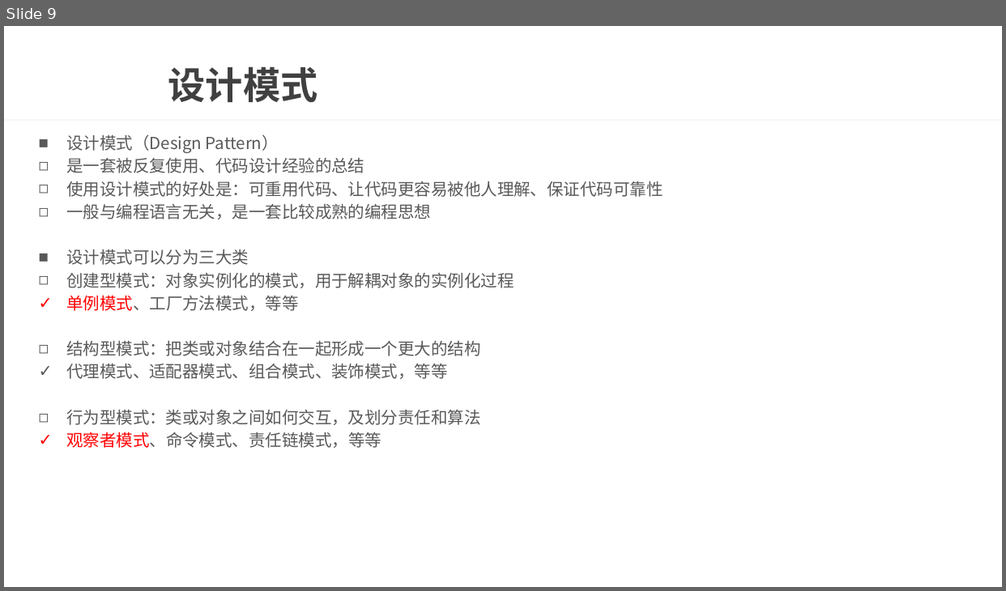
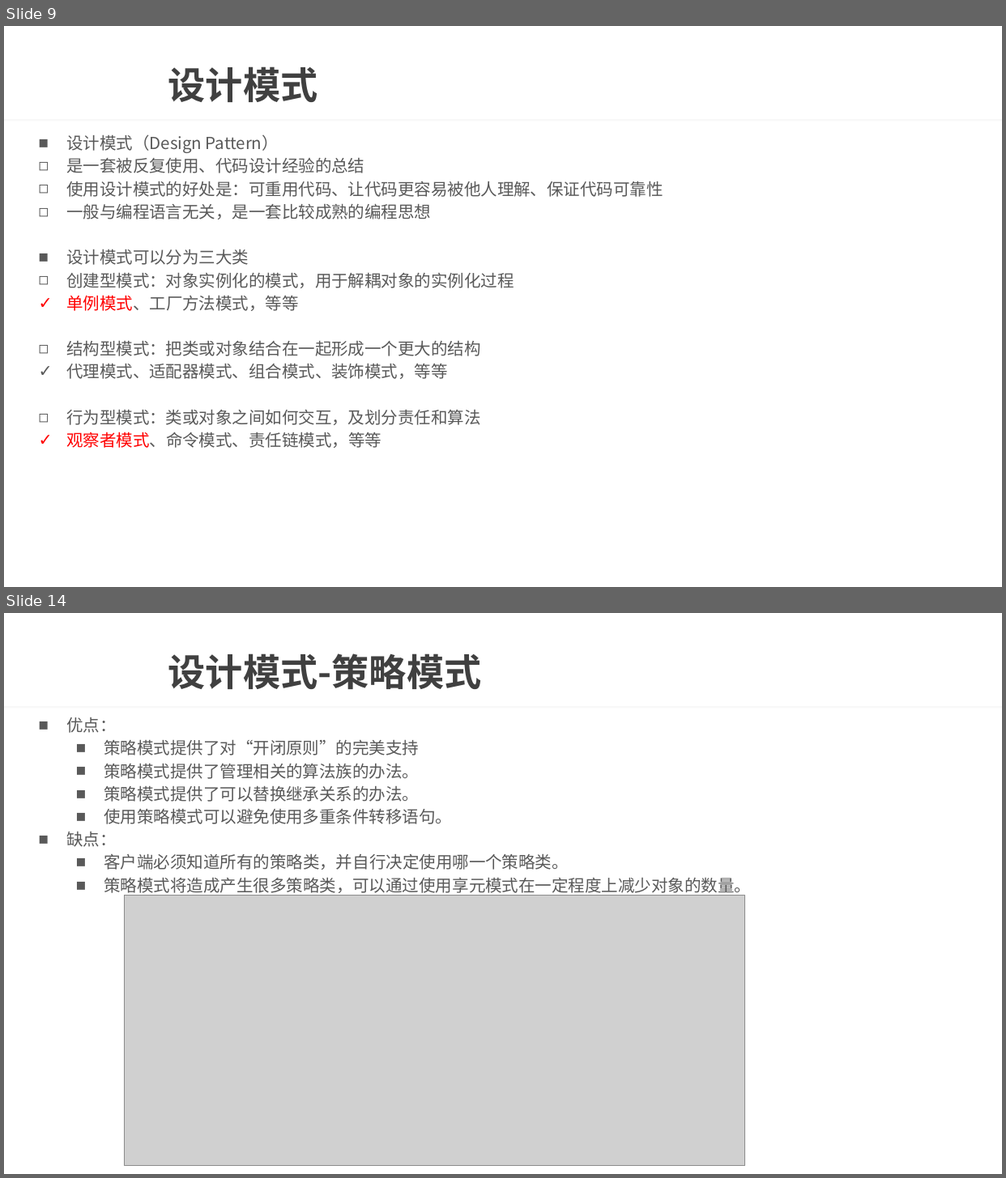
Before and after one commit to wtj900/wtj900.github.io, a slide deck: file/面试文档/07-设计模式与架构.pptx. Shown one above the other, each under a label of ours: slide 9 before the commit, slides 9 and 14 after it; the slides between them are not shown. The pictures are 1006x591 and 1006x1178 pixels, drawn with LibreOffice and Linux fonts; fonts in the diff are those of the drawing; grey boxes stand for pictures; background and template pictures are left out. Boxes give left, top, right and bottom in pixels: in the first picture for what was removed or moved away, otherwise in the second. Text is boxed around its words. In the diff, an @@ line names an element or a change of style, - is before the commit and + after.

Commit message:
设计模式

```diff
--- a/file/面试文档/07-设计模式与架构.pptx
+++ b/file/面试文档/07-设计模式与架构.pptx
@@ slide 14 added at [4,613,1002,1174], background picture (left out); not listed: 1 template element that a slide beside it also shows @@
@@ title added at [168,653,482,689], 36 pt, text #404040, bold @@
+设计模式-策略模式
@@ text added at [66,717,751,896], 16 pt, text #595959 @@
+■ 优点：
+  ■ 策略模式提供了对“开闭原则”的完美支持
+  ■ 策略模式提供了管理相关的算法族的办法。
+  ■ 策略模式提供了可以替换继承关系的办法。
+  ■ 使用策略模式可以避免使用多重条件转移语句。
+■ 缺点：
+  ■ 客户端必须知道所有的策略类，并自行决定使用哪一个策略类。
+  ■ 策略模式将造成产生很多策略类，可以通过使用享元模式在一定程度上减少对象的数量。
@@ picture added at [125,896,745,1166] @@
```
Also in this commit, not shown: 6 other slides added, 2 other files.
